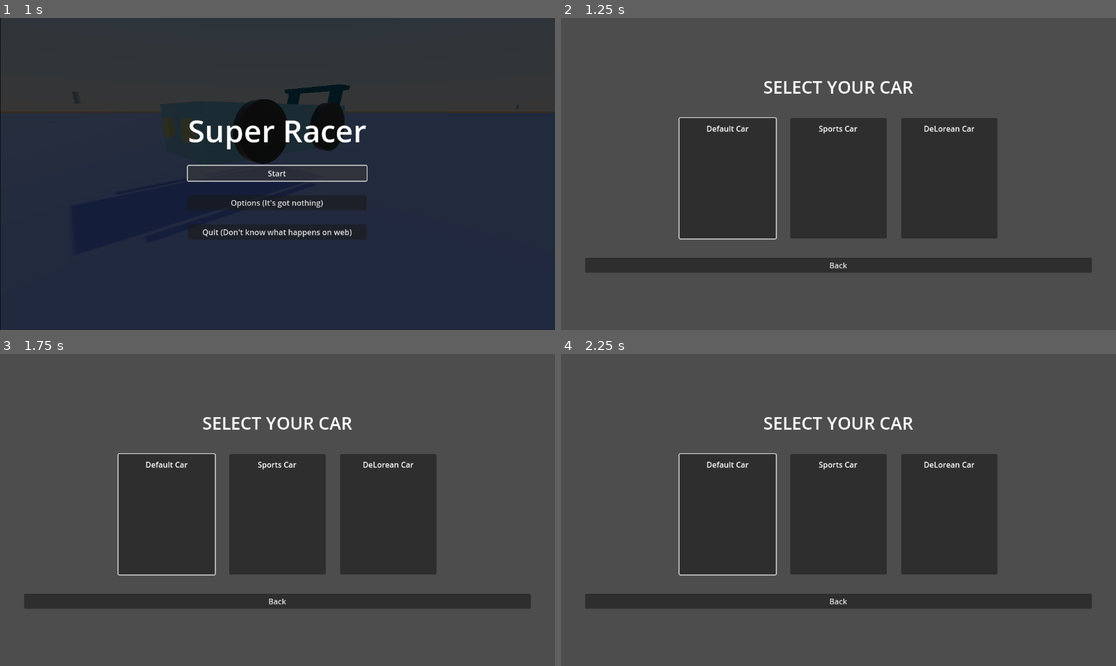
Above: before the commit, frames 1-4 (two rows, left to right).
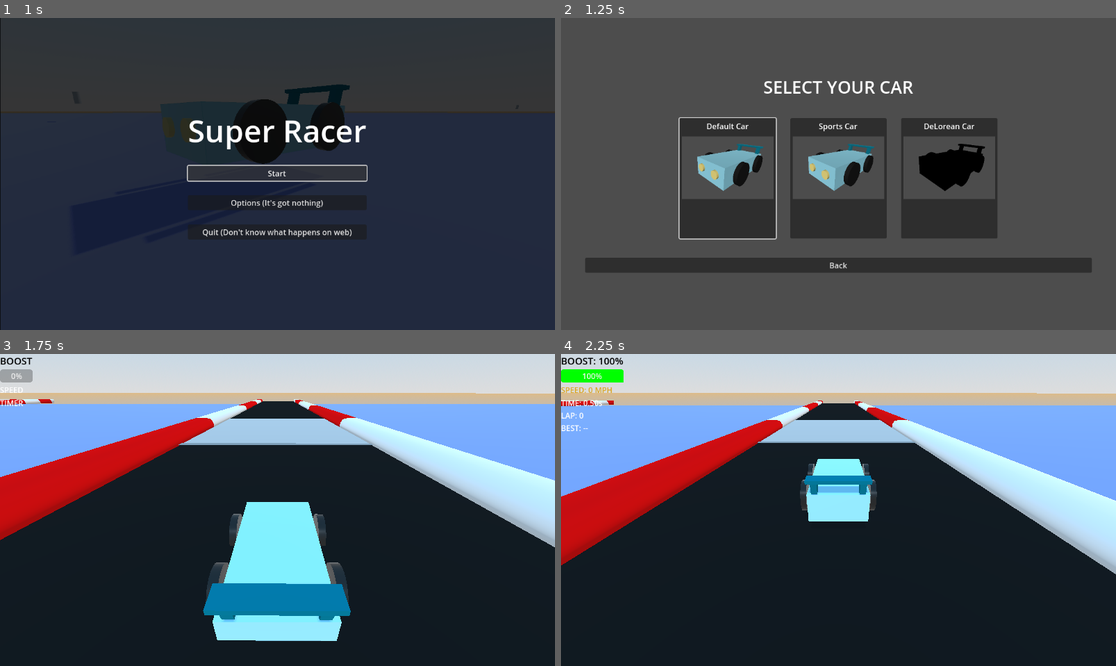
Above: after the commit, the same moments.

Repository: SirWadles/Super-Racer
Game: Godot game, scene res://scenes/main_menu.tscn
Same seed, same stepped clock (60 frames per second), same inputs: the game is played once before the commit and once after it. Sound files missing from this copy of the repository are replaced by a short silence.
Inputs (mouse positions are in pixels of both pictures, inside the frame that each line leads up to):
- Up to frame 1 (1 s): click "Start" at 0.5 s
- Up to frame 2 (1.25 s): no input
- Up to frame 3 (1.75 s): click (166, 513) at 1.25 s
- Up to frame 4 (2.25 s): click (838, 513) at 2.02 s

Frame 1 is identical in both runs. In frame 2, 9.9% of the frame differs, in the area x 21-79%, y 33-58%; in frame 3, 100%; in frame 4, 100%, in the area x 0-100%, y 0-100%.

Commit message:
Car Selection (WIP2)
So, it is almost done. I have got it working how I want it with the sounds and stuff. Gotta add art to it and stuff to look a little nicer

Diff:
--- a/scenes/car_selection.tscn
+++ b/scenes/car_selection.tscn
@@ -1,8 +1,11 @@
-[gd_scene load_steps=4 format=3 uid="uid://ch3pcdd7kwtom"]
+[gd_scene load_steps=7 format=3 uid="uid://ch3pcdd7kwtom"]
 
 [ext_resource type="Texture2D" uid="uid://kwlns2acgtk8" path="res://assets/car_1.png" id="1_2y548"]
 [ext_resource type="Script" uid="uid://bwxuil1wpapmh" path="res://scripts/car_selection.gd" id="1_ji71v"]
 [ext_resource type="Texture2D" uid="uid://bho3fp5n7n26v" path="res://assets/car_teaser.png" id="2_ji71v"]
+[ext_resource type="AudioStream" uid="uid://cp8wob2vuktxp" path="res://sound/ui/ui_main_button_select.wav" id="4_ly0vm"]
+[ext_resource type="AudioStream" uid="uid://bhy4ndjfwwhaa" path="res://sound/ui/ui_main_button_climb.wav" id="5_gowbp"]
+[ext_resource type="AudioStream" uid="uid://cyl3bdd0kfhs8" path="res://sound/ui/ui_main_button_invalid.wav" id="6_0pw6n"]
 
 [node name="CarSelection" type="CanvasLayer"]
 script = ExtResource("1_ji71v")
@@ -57,3 +60,13 @@
 [node name="BackButton" type="Button" parent="MarginContainer/VBoxContainer"]
 layout_mode = 2
 text = "Back"
+
+[node name="HoverSoundPlayer" type="AudioStreamPlayer2D" parent="."]
+stream = ExtResource("4_ly0vm")
+
+[node name="ClickSoundPlayer" type="AudioStreamPlayer2D" parent="."]
+stream = ExtResource("5_gowbp")
+volume_db = -10.0
+
+[node name="InvalidSoundPlayer" type="AudioStreamPlayer2D" parent="."]
+stream = ExtResource("6_0pw6n")
--- a/scripts/car_selection.gd
+++ b/scripts/car_selection.gd
@@ -5,6 +5,14 @@
 @onready var hbox_container = $MarginContainer/VBoxContainer/HBoxContainer
 @onready var title_label = $MarginContainer/VBoxContainer/TitleLabel
 @onready var back_button = $MarginContainer/VBoxContainer/BackButton
+
+@onready var hover_sound_player = $HoverSoundPlayer
+@onready var click_sound_player = $ClickSoundPlayer
+@onready var invalid_sound_player = $InvalidSoundPlayer
+
+var scene_ready = false
+var last_focused_button: Button = null
+var mouse_click_in_progress = false
 
 var car_options = [
 	{
@@ -31,6 +39,9 @@
 
 	back_button.pressed.connect(_on_back_button_pressed)
 
+	await get_tree().create_timer(0.1).timeout
+	scene_ready = true
+
 func format_layout():
 	margin_container.add_theme_constant_override("margin_top", 50)
 	margin_container.add_theme_constant_override("margin_bottom", 50)
@@ -54,7 +65,9 @@
 		if button is Button and i < car_options.size():
 			var car_data = car_options[i]
 			format_car_button_with_image(button, car_data["name"],car_data["texture"])
-			button.pressed.connect(_on_car_button_pressed.bind(car_data["scene"]))
+			button.pressed.connect(_on_car_button_pressed_with_click.bind(car_data["scene"], button))
+			button.mouse_entered.connect(_on_button_mouse_hover)
+			button.focus_entered.connect(_on_button_keyboard_focus.bind(button))
 
 func format_car_button_with_image(button: Button, car_name: String, texture_path: String):
 	button.custom_minimum_size = Vector2(200, 250)
@@ -71,31 +84,36 @@
 	label.horizontal_alignment = HORIZONTAL_ALIGNMENT_CENTER
 	label.vertical_alignment = VERTICAL_ALIGNMENT_CENTER
 	vbox.add_child(label)
-	var image_container = Control.new()
-	image_container.custom_minimum_size = Vector2(180, 180)
-	image_container.size_flags_vertical = Control.SIZE_EXPAND_FILL
-	image_container.size_flags_horizontal = Control.SIZE_EXPAND_FILL
-	vbox.add_child(image_container)
 	var texture_rect = TextureRect.new()
+	# The line below here is so fucking dumb. That x value does jack shit
+	texture_rect.custom_minimum_size = Vector2(0, 130)
 	texture_rect.expand_mode = TextureRect.EXPAND_FIT_WIDTH_PROPORTIONAL
 	texture_rect.stretch_mode = TextureRect.STRETCH_KEEP_ASPECT_CENTERED
-	texture_rect.size_flags_vertical = Control.SIZE_EXPAND_FILL
-	texture_rect.size_flags_horizontal = Control.SIZE_EXPAND_FILL
 	if ResourceLoader.exists(texture_path):
-		texture_rect.texture = load(texture_path)
+		var loaded_texture = load(texture_path)
+		print("Loading texture for ", car_name, ": ", texture_path)
+		print("Texture loaded: ", loaded_texture != null)
+		if loaded_texture:
+			print("Texture size: ", loaded_texture.get_size())
+		texture_rect.texture = loaded_texture
 	else:
+		print("Texture NOT found for ", car_name, ": ", texture_path)
 		texture_rect.modulate = Color(0.5, 0.5, 0.8)
 		texture_rect.texture = create_fallback_texture()
-	image_container.add_child(texture_rect)
+	vbox.add_child(texture_rect)
 	vbox.add_theme_constant_override("separation", 10)
-	var margin_container = MarginContainer.new()
-	margin_container.add_theme_constant_override("margin_top", 10)
-	margin_container.add_theme_constant_override("margin_bottom", 10)
-	margin_container.add_theme_constant_override("margin_left", 10)
-	margin_container.add_theme_constant_override("margin_right", 10)
+	var margin = MarginContainer.new()
+	margin.add_theme_constant_override("margin_top", 5)
+	margin.add_theme_constant_override("margin_bottom", 5)
+	margin.add_theme_constant_override("margin_left", 5)
+	margin.add_theme_constant_override("margin_right", 5)
+
 	button.remove_child(vbox)
-	margin_container.add_child(vbox)
-	button.add_child(margin_container)
+	margin.add_child(vbox)
+	button.add_child(margin)
+	print("Button size: ", button.size)
+	print("VBox size: ", vbox.size)
+	print("TextureRect size: ", texture_rect.size)
 
 func create_fallback_texture() -> ImageTexture:
 	var image = Image.create(64, 64, false, Image.FORMAT_RGBA8)
@@ -106,12 +124,35 @@
 	if hbox_container.get_child_count() > 0:
 		hbox_container.get_child(0).grab_focus()
 
-func _on_car_button_pressed(car_scene_path):
+func _on_car_button_pressed_with_click(car_scene_path: String, button: Button):
+	mouse_click_in_progress = true
+	if click_sound_player and click_sound_player.stream:
+		click_sound_player.play()
+		await get_tree().create_timer(click_sound_player.stream.get_length() * 0.8).timeout
+	else:
+		await get_tree().create_timer(0.1)
+	mouse_click_in_progress = false
 	Global.selected_car_path = car_scene_path
 	get_tree().change_scene_to_file("res://scenes/main.tscn")
 
 func _on_back_button_pressed():
+	mouse_click_in_progress = true
+	if click_sound_player and click_sound_player.stream:
+		click_sound_player.play()
+		await get_tree().create_timer(click_sound_player.stream.get_length()).timeout
+	else:
+		await get_tree().create_timer(0.1).timeout
+	mouse_click_in_progress = false
 	get_tree().change_scene_to_file("res://scenes/main_menu.tscn")
+
+func _on_button_mouse_hover():
+	if scene_ready and not mouse_click_in_progress and hover_sound_player and hover_sound_player.stream:
+		hover_sound_player.play()
+
+func _on_button_keyboard_focus(button: Button):
+	if scene_ready and not mouse_click_in_progress and hover_sound_player and hover_sound_player.stream:
+		hover_sound_player.play()
+	last_focused_button = button
 
 func _input(event):
 	if event.is_action_pressed("ui_cancel"):
Not shown, added: sound/ui/ui_main_button_back.wav.import
Not shown, added: sound/ui/ui_main_button_climb.wav.import
Not shown, added: sound/ui/ui_main_button_invalid.wav.import
Not shown, added: sound/ui/ui_main_button_select.wav.import
Not shown, added: sound/ui/ui_main_button_back.wav
Not shown, added: sound/ui/ui_main_button_climb.wav
Not shown, added: sound/ui/ui_main_button_invalid.wav
Not shown, added: sound/ui/ui_main_button_select.wav
